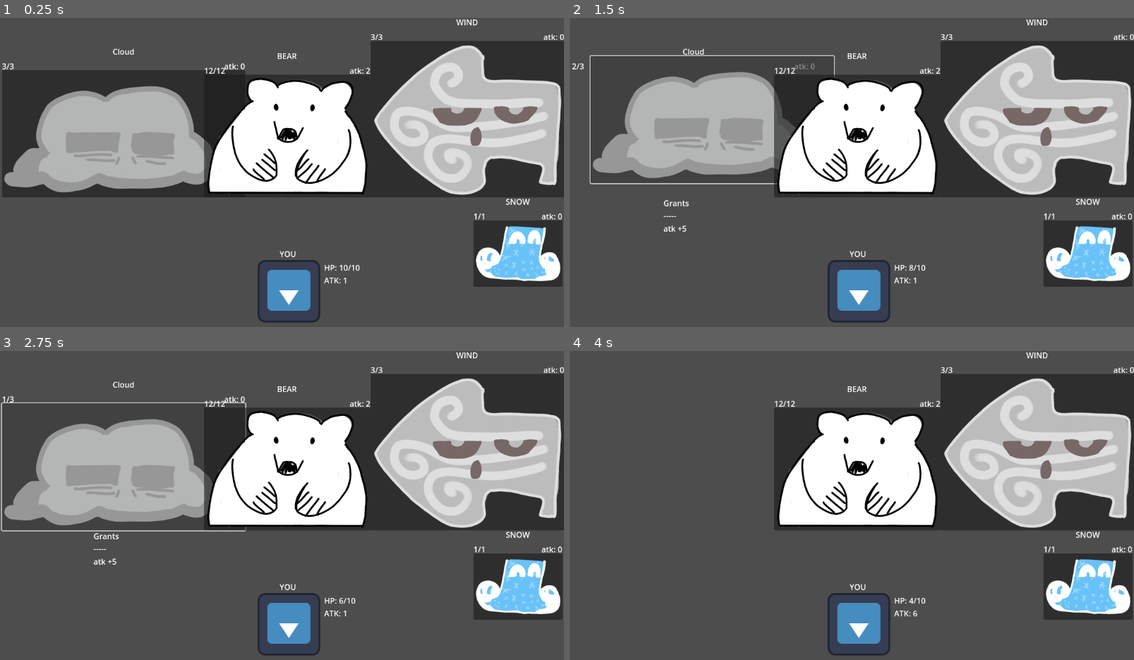
Above: before the commit, frames 1-4 (two rows, left to right).
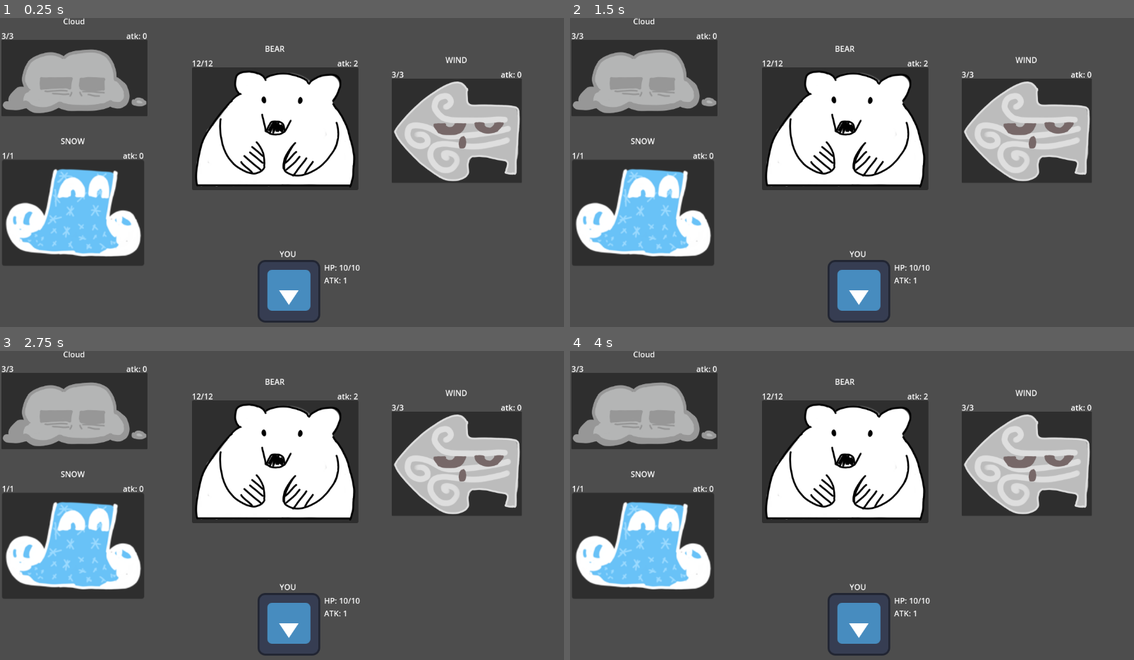
Above: after the commit, the same moments.

Repository: alex-mike-mark-again/godot-combat
Game: Godot game, scene res://main.tscn
The game is run twice, just before and just after one commit, with the same random seed, the same clock (stepped at 60 frames per second) and the same inputs. The engine's default icon, where the game draws it, is replaced by a stand-in: a white triangle on a blue panel in a dark square.
Inputs (mouse positions are in pixels of both pictures, inside the frame that each line leads up to):
- Up to frame 1 (0.25 s): no input
- Up to frame 2 (1.5 s): click (694, 132) at 0.52 s; click (694, 132) at 1.27 s
- Up to frame 3 (2.75 s): click (124, 465) at 2.02 s
- Up to frame 4 (4 s): tap Enter at 2.75 s; move the mouse to (976, 493) at 2.77 s; tap Space at 3.5 s; move the mouse to (739, 524) at 3.52 s

The runs differ from the first frame. In frame 1, 45% of the frame differs, in the area x 0-100%, y 0-87%; in frame 2, 43%; in frame 3, 43%; in frame 4, 40%.

Commit message:
Enemy labels scale correctly when the selector gets rescaled

Diff:
--- a/enemies/enemy.gd
+++ b/enemies/enemy.gd
@@ -21,7 +21,15 @@
 	nameLabel.text = self.name
 
 	_write_buff_label()
+	_resize_labels_to_hug_selector()
 	_update_displays()
+
+# there is probably a nicer way of doing this with
+# control/container functions
+func _resize_labels_to_hug_selector():
+	var size: Vector2 = $Selector.get_size()
+	var scale: Vector2 = $Selector.get_scale()
+	$Labels.size = Vector2(size.x*scale.x,size.y*scale.y)
 
 func _write_buff_label():
 	buffLabel.text = "Grants\n-----\n"+buff.toString()
--- a/enemies/wind.tscn
+++ b/enemies/wind.tscn
@@ -15,4 +15,5 @@
 [node name="Selector" parent="." index="2"]
 offset_right = 396.0
 offset_bottom = 320.0
+scale = Vector2(0.671958, 0.666667)
 icon = ExtResource("2_us15p")
--- a/troops/stage1.tscn
+++ b/troops/stage1.tscn
@@ -12,25 +12,34 @@
 script = ExtResource("1_kfjx4")
 
 [node name="Cloud" parent="." instance=ExtResource("2_52543")]
-offset_left = 4.0
-offset_top = 107.0
-offset_right = 4.0
-offset_bottom = 107.0
+offset_left = 3.0
+offset_top = 45.0
+offset_right = 3.0
+offset_bottom = 45.0
+
+[node name="Selector" parent="Cloud" index="2"]
+scale = Vector2(0.6, 0.6)
 
 [node name="SNOW" parent="." instance=ExtResource("3_16ers")]
-offset_left = 967.0
-offset_top = 414.0
-offset_right = 967.0
-offset_bottom = 414.0
+offset_left = 4.0
+offset_top = 290.0
+offset_right = 4.0
+offset_bottom = 290.0
+
+[node name="Selector" parent="SNOW" index="2"]
+scale = Vector2(1.595, 1.595)
 
 [node name="WIND" parent="." instance=ExtResource("4_jh0t3")]
-offset_left = 757.0
-offset_top = 47.0
-offset_right = 757.0
-offset_bottom = 47.0
+offset_left = 800.0
+offset_top = 124.0
+offset_right = 800.0
+offset_bottom = 124.0
 
 [node name="BEAR" parent="." instance=ExtResource("3_ffwvb")]
-offset_left = 417.0
-offset_top = 116.0
-offset_right = 417.0
-offset_bottom = 116.0
+offset_left = 392.0
+offset_top = 101.0
+offset_right = 392.0
+offset_bottom = 101.0
+
+[editable path="Cloud"]
+[editable path="SNOW"]
